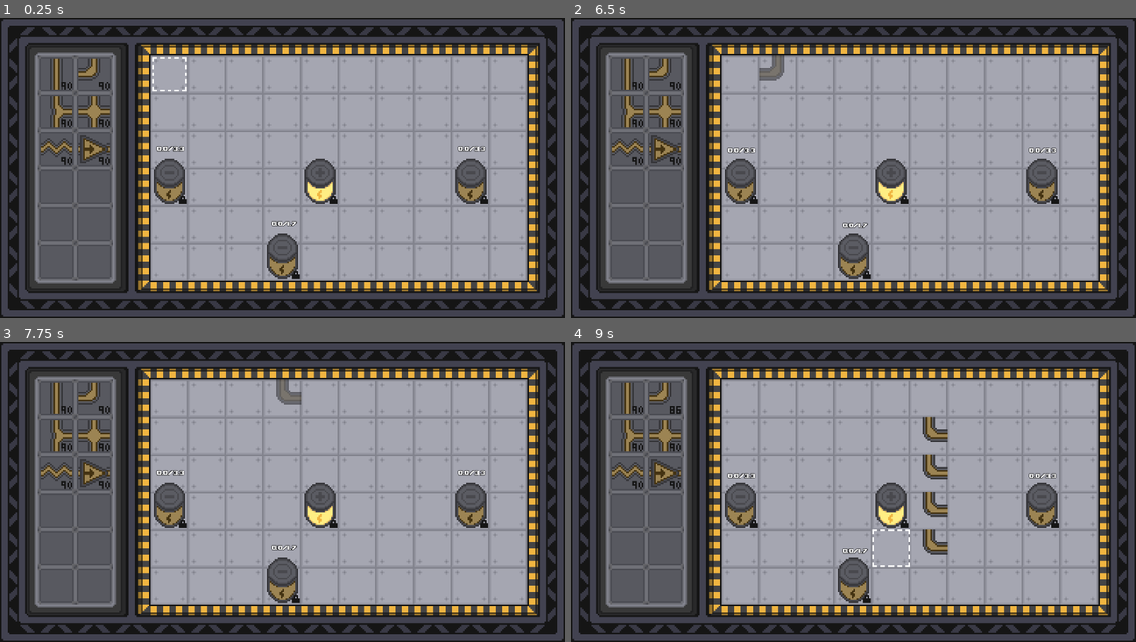
Above: before the commit, frames 1-4 (two rows, left to right).
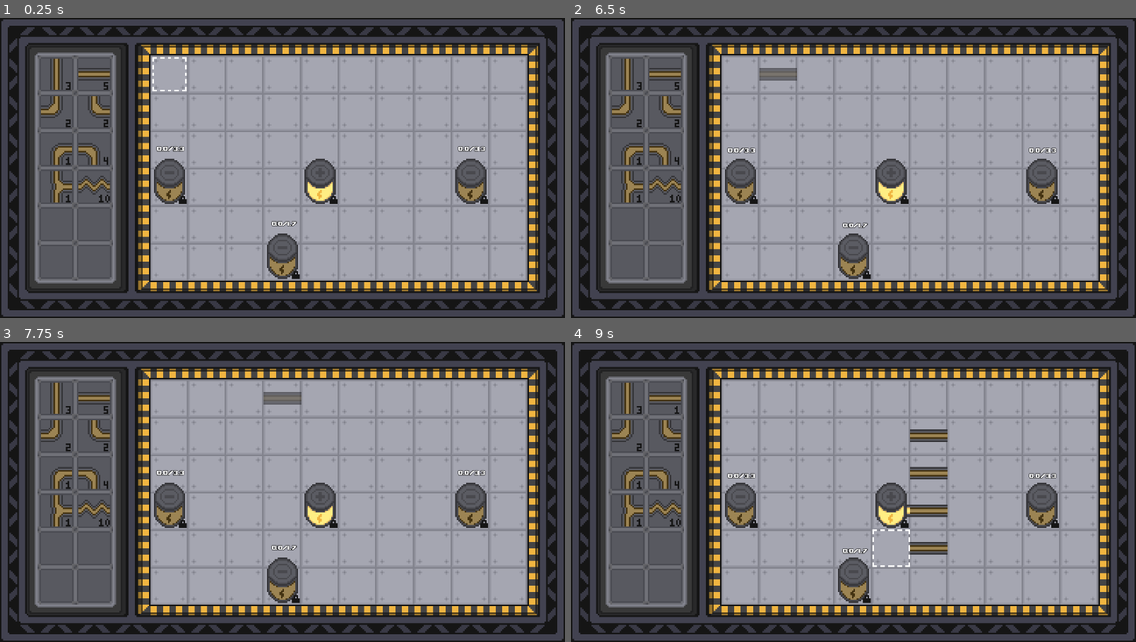
Above: after the commit, the same moments.

Repository: Jack-Frings/watts-the-problem
Game: Godot game, scene res://scenes/main.tscn
Same seed, same stepped clock (60 frames per second), same inputs: the game is played once before the commit and once after it.
Inputs:
- Up to frame 1 (0.25 s): no input
- Up to frame 2 (6.5 s): tap Enter (select) at 0.5, 1.55, 3.8, 6.05 s; hold Right (right) 0.53-1.28 s; hold C (erase) 0.53-1.28 s; tap X (rotate) at 0.8, 1.35, 3.05, 4.35, 5.3 s; hold Down (down) 1.28-2.03 s; hold Right (right) 2.03-2.78 s; hold Enter (select) 2.03-2.78 s; tap C (erase) at 2.3, 4.55 s; hold Up (up) 2.78-3.53 s; tap V (drop) at 2.85 s; hold C (erase) 3.53-4.28 s; hold Left (left) 3.53-5.03 s; hold Down (down) 5.03-5.78 s; hold Enter (select) 5.03-5.78 s; hold Right (right) from 5.78 s (still down); tap S (swap) at 5.85 s
- Up to frame 3 (7.75 s): release Right (right) at 6.53 s; hold Up (up) 6.53-7.28 s; hold C (erase) 6.53-7.28 s; tap Space at 7.25 s; hold Right (right) from 7.28 s (still down); tap X (rotate) at 7.35 s
- Up to frame 4 (9 s): release Right (right) at 8.03 s; hold Down (down) 8.03-8.78 s; hold Enter (select) 8.03-8.78 s; hold Left (left) from 8.78 s (still down); tap V (drop) at 8.85 s

The runs differ from the first frame. In frame 1, 1.7% of the frame differs, in the area x 7-20%, y 13-62%; in frame 2, 1.9%; in frame 3, 1.9%; in frame 4, 2.8%, in the area x 7-65%, y 13-71%.
Error after the commit: Cannot call method 'get_script' on a null value. (res://scripts/circuit/circuit_tile.gd:55)

Commit message:
refactored component lib to prepare for level sys

Diff:
--- a/label.tscn
+++ /dev/null
@@ -1,5 +0,0 @@
-[gd_scene format=3 uid="uid://dd0lvyytesssb"]
-
-[node name="Label" type="Label" unique_id=1560067281]
-offset_right = 40.0
-offset_bottom = 23.0
--- a/scripts/circuit/circuit_tile.gd
+++ b/scripts/circuit/circuit_tile.gd
@@ -50,3 +50,8 @@
 	for con in self.cons:
 		unrotated_cons.append(con.rotated(deg_to_rad(-90*self.rot)))
 	return get_script().new(self.rot)
+
+func equals(other: CircuitTile) -> bool:
+	if self.get_script() == other.get_script() and self.rot == other.rot:
+		return true
+	return false
--- a/scripts/circuit/component_lib.gd
+++ b/scripts/circuit/component_lib.gd
@@ -4,13 +4,26 @@
 var map = Array()
 var width: int
 var height: int
-var rendering_layer
 
-func _init(rendering_layer, origin: Vector2i, width: int, height: int) -> void:
-	self.rendering_layer = rendering_layer
+var circuit_layer
+var icon_layer
+
+var tiles: Array
+var tile_counts: Array
+
+func _init(circuit_layer, icon_layer, origin: Vector2i, width: int, height: int, tiles: Array, tile_counts: Array, root_node) -> void:
+	self.circuit_layer = circuit_layer
+	self.icon_layer = icon_layer
 	self.origin = origin
 	self.width = width
 	self.height = height
+
+	self.tiles = tiles
+	self.tile_counts = tile_counts
+
+	if len(self.tiles) != len(self.tile_counts):
+		push_error("Component Lib Init: tiles length must equal tile_counts length")
+		root_node.get_tree().quit()
 
 	var row = Array()
 	for x in range(width):
@@ -18,22 +31,44 @@
 	for y in range(height):
 		self.map.append(row.duplicate(true))
 
-	# Connectors to Copy
-	edit_tile(0, 0, StraightConnector.new(0))
-	edit_tile(1, 0, RightAngleConnector.new(0))
-	edit_tile(0, 1, ThreeWayConnector.new(0))
-	edit_tile(1, 1, FourWayConnector.new(0))
-	edit_tile(0, 2, Resistor.new(0))
-	edit_tile(1, 2, Diode.new(0))
+	var x = 0
+	var y = 0
+	for tile in self.tiles:
+		self.map[y][x] = tile
+		x += 1
+		if x > width-1:
+			x = 0
+			y += 1
 
-func edit_tile(input_x: int, input_y: int, input_tile):
-	self.map[input_y][input_x] = input_tile
+func add_tile_to_parts(tile: CircuitTile) -> void:
+	if tile == null:
+		return
+	for i in range(len(self.tiles)):
+		if self.tiles[i].equals(tile):
+			self.tile_counts[i] += 1
+
+func remove_tile_from_parts(new_tile) -> bool:
+	for i in range(len(self.tiles)):
+		var tile = self.tiles[i]
+		if tile.equals(new_tile):
+			if self.tile_counts[i] > 0:
+				self.tile_counts[i] -= 1
+				return true
+			else:
+				return false
+
+	return false
 
 func render() -> void:
-	for y in range(len(self.map)):
-		for x in range(len(self.map[y])):
-			var tile = self.map[y][x]
-			if self.map[y][x] == null:
-				self.rendering_layer.erase_cell(Vector2i(origin.x + x, origin.y + y))
-			else:
-				self.rendering_layer.set_cell(Vector2i(origin.x + x, origin.y + y), tile.source_id, Vector2i(tile.atlas_x, tile.atlas_y), tile.get_rotation())
+	var x = 0
+	var y = 0
+	for i in range(len(self.tiles)):
+		var tile = self.tiles[i]
+		var count = self.tile_counts[i]
+		self.circuit_layer.set_cell(Vector2i(origin.x+x, origin.y+y), tile.source_id, Vector2i(tile.atlas_x, tile.atlas_y), tile.get_rotation())
+		self.icon_layer.set_cell(Vector2i(origin.x+x, origin.y+y), 0, Vector2i(count % 10, count / 10))
+
+		x += 1
+		if x > width-1:
+			x = 0
+			y += 1
--- a/scripts/main.gd
+++ b/scripts/main.gd
@@ -12,12 +12,15 @@
 
 var wattage_label_scene = preload("res://scenes/battery_wattage_label.tscn")
 
-var straight_connector_count = 90
-var right_angle_connector_count = 90
-var three_way_connector_count = 90
-var four_way_connector_count = 90
-var resistor_count = 90
-var diode_count = 90
+var tiles: Array = [StraightConnector.new(0), StraightConnector.new(1), \
+					RightAngleConnector.new(0), RightAngleConnector.new(1), \
+					RightAngleConnector.new(2), RightAngleConnector.new(3), \
+					ThreeWayConnector.new(0), Resistor.new(0)]
+
+var tile_counts = [3, 5, \
+					2, 2, \
+					1, 4, \
+					1, 10]
 
 var circuit_grid
 var component_lib
@@ -49,10 +52,10 @@
 									battery_transition_left_layer, battery_transition_right_layer, battery_transition_down_layer, \
 									icon_layer, circuit_width, circuit_height, wattage_label_scene, self)
 
-	component_lib = ComponentLib.new(circuit_layer, component_lib_origin, component_lib_width, component_lib_height)
+	component_lib = ComponentLib.new(circuit_layer, icon_layer, component_lib_origin, component_lib_width, component_lib_height, \
+										tiles, tile_counts, self)
 
 	circuit_grid.edit_tile(4, 3, BatteryPositive.new(0), true)
-
 	circuit_grid.edit_tile(3, 5, BatteryNegative.new(0, 1.7), true)
 	circuit_grid.edit_tile(0, 3, BatteryNegative.new(0, 3.3), true)
 	circuit_grid.edit_tile(8, 3, BatteryNegative.new(0, 3.3), true)
@@ -64,23 +67,10 @@
 	circuit_grid.render()
 	component_lib.render()
 
-	display_part_count(0, 0, straight_connector_count)
-	display_part_count(1, 0, right_angle_connector_count)
-	display_part_count(0, 1, three_way_connector_count)
-	display_part_count(1, 1, four_way_connector_count)
-	display_part_count(0, 2, resistor_count)
-	display_part_count(1, 2, diode_count)
-
-func display_part_count(x: int, y: int, count: int):
-	icon_layer.set_cell(Vector2i(component_lib_origin.x+x, component_lib_origin.y+y), 0, Vector2i(count % 10, count / 10))
-
 func player_action() -> void:
 	if Input.is_action_pressed("erase") and p_workspace == WORKSPACE.CIRCUIT:
-		add_tile_to_parts(circuit_grid.map[py][px])
+		component_lib.add_tile_to_parts(circuit_grid.map[py][px])
 		circuit_grid.erase_tile(px, py)
-
-	if Input.is_action_just_pressed("rotate") and p_tile != null:
-		p_tile.rot_cw()
 
 	if Input.is_action_pressed("select"):
 		if p_workspace ==  WORKSPACE.COMPONENT_LIB:
@@ -88,8 +78,8 @@
 				p_tile = component_lib.map[py - component_lib_origin.y][px - component_lib_origin.x].duplicate()
 		elif p_workspace == WORKSPACE.CIRCUIT:
 			if not circuit_grid.locked_table[py][px]:
-				if remove_tile_from_parts(p_tile):
-					add_tile_to_parts(circuit_grid.map[py][px])
+				if component_lib.remove_tile_from_parts(p_tile):
+					component_lib.add_tile_to_parts(circuit_grid.map[py][px])
 					circuit_grid.edit_tile(px, py, p_tile.duplicate())
 
 	if Input.is_action_just_pressed("drop"):
@@ -97,43 +87,6 @@
 
 	if Input.is_action_just_pressed("escape"):
 		get_tree().quit()
-
-func add_tile_to_parts(tile: CircuitTile) -> void:
-	if tile is StraightConnector: straight_connector_count += 1
-	elif tile is RightAngleConnector: right_angle_connector_count += 1
-	elif tile is ThreeWayConnector: three_way_connector_count += 1
-	elif tile is FourWayConnector: four_way_connector_count += 1
-	elif tile is Resistor: resistor_count += 1
-	elif tile is Diode: diode_count += 1
-	else: pass
-
-func remove_tile_from_parts(tile) -> bool:
-	if tile is StraightConnector:
-		if straight_connector_count > 0:
-			straight_connector_count -= 1
-			return true
-	elif tile is RightAngleConnector:
-		if right_angle_connector_count > 0:
-			right_angle_connector_count -= 1
-			return true
-	elif tile is ThreeWayConnector:
-		if three_way_connector_count > 0:
-			three_way_connector_count -= 1
-			return true
-	elif tile is FourWayConnector:
-		if four_way_connector_count > 0:
-			four_way_connector_count -= 1
-			return true
-	elif tile is Resistor:
-		if resistor_count > 0:
-			resistor_count -= 1
-			return true
-	elif tile is Diode:
-		if diode_count > 0:
-			diode_count -= 1
-			return true
-
-	return false
 
 func player_movement(delta: float) -> void:
 	cursor_icon_shift_time += delta
